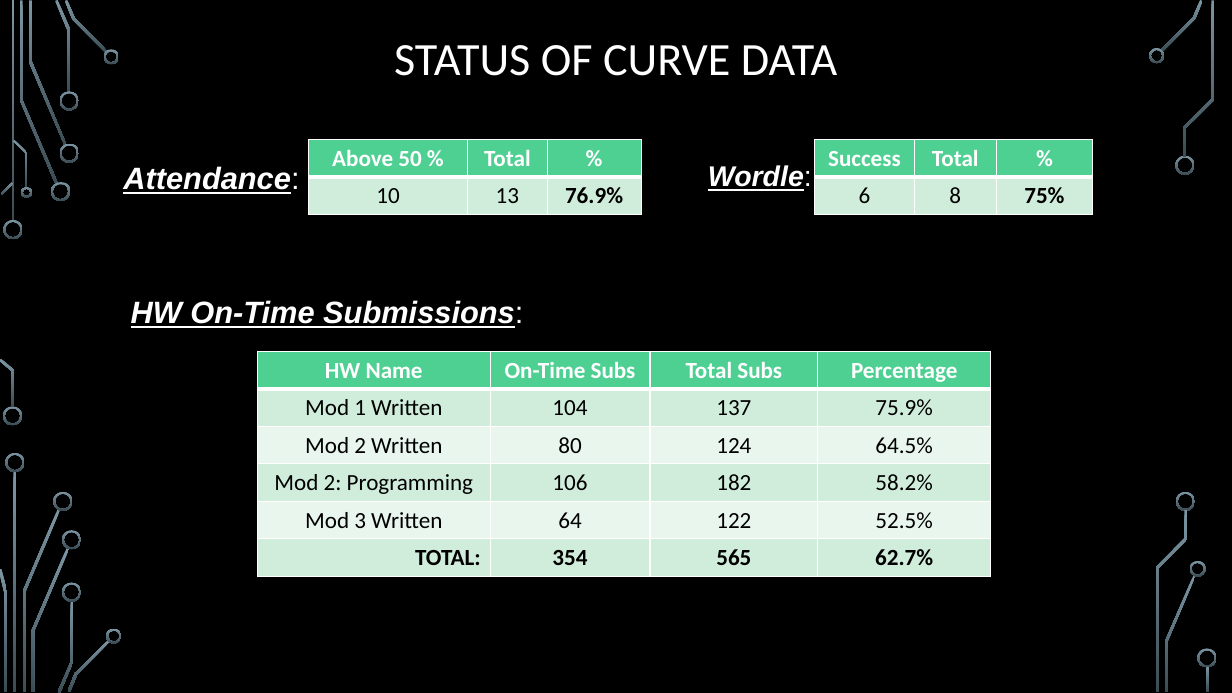
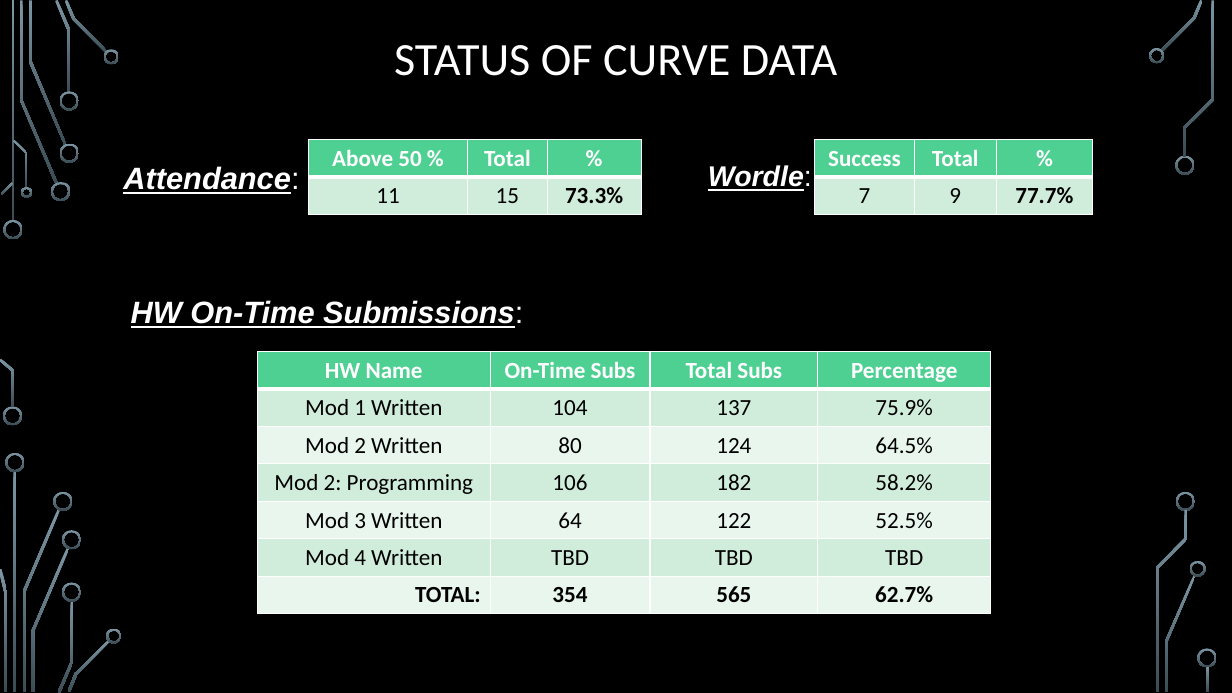
Before and after one commit to markfloryan/dmt2, a slide deck: slide 18 of slides/00-DailyAnnouncements.pptx (slide 17 before the commit). Drawn at 1232x693 pixels with LibreOffice and Linux fonts; fonts in the diff are those of the drawing; background and template pictures are left out. Boxes give left, top, right and bottom in pixels: in the first picture for what was removed or moved away, otherwise in the second. Text is boxed around its words. In the diff, an @@ line names an element or a change of style, - is before the commit and + after.

```diff
--- a/slides/00-DailyAnnouncements.pptx
+++ b/slides/00-DailyAnnouncements.pptx
@@ table at [309,140,641,214] @@
-row 2: 10 | 13 | 76.9%
+row 2: 11 | 15 | 73.3%
@@ table at [815,140,1093,214] @@
-row 2: 6 | 8 | 75%
+row 2: 7 | 9 | 77.7%
@@ table at [258,351,992,614] @@
+row 6: Mod 4 Written | TBD | TBD | TBD
```
Also in this commit, not shown: 1 slide added, 1 other file.
